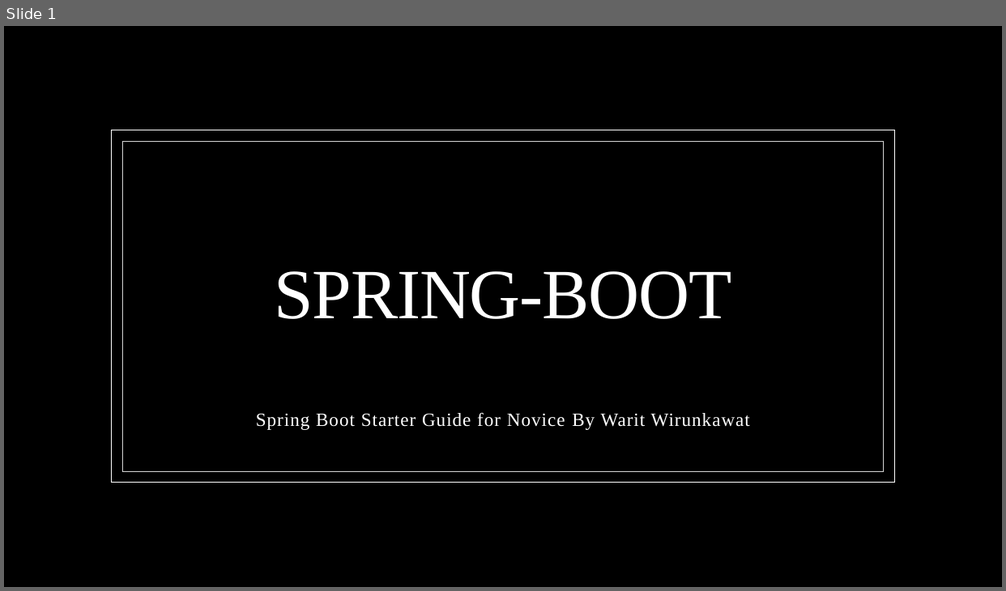
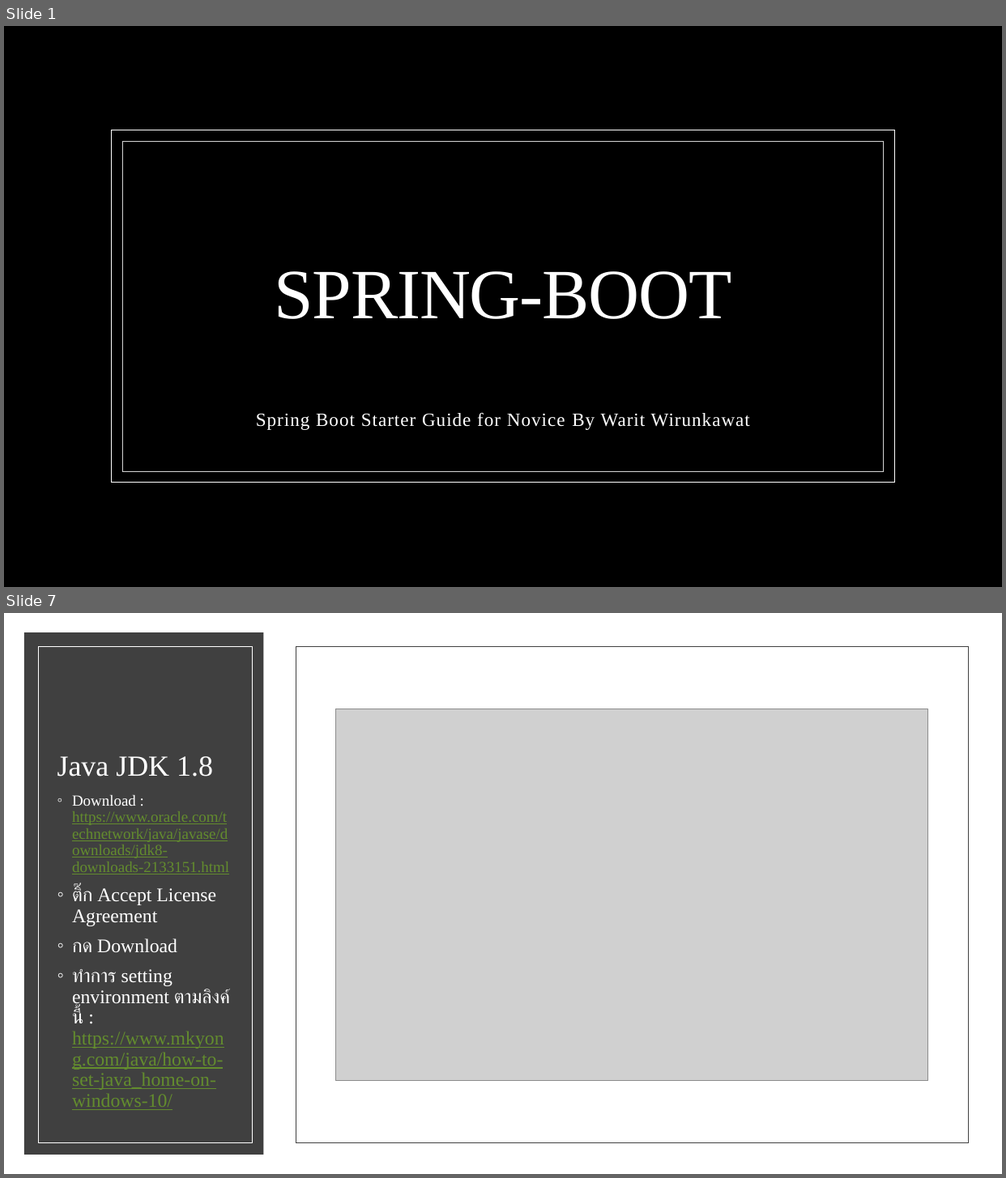
Before and after one commit to vaerit094/WM-Spring-Boot-Novice, a slide deck: document/presentation.pptx. Shown one above the other, each under a label of ours: slide 1 before the commit, slides 1 and 7 after it; the slides between them are not shown. The pictures are 1006x591 and 1006x1178 pixels, drawn with LibreOffice and Linux fonts; fonts in the diff are those of the drawing; grey boxes stand for pictures; background and template pictures are left out. Boxes give left, top, right and bottom in pixels: in the first picture for what was removed or moved away, otherwise in the second. Text is boxed around its words. In the diff, an @@ line names an element or a change of style, - is before the commit and + after.

```diff
--- a/document/presentation.pptx
+++ b/document/presentation.pptx
@@ slide 7 added at (x1=4, y1=613, x2=1002, y2=1174), background #000000 @@
@@ rectangle added at (x1=4, y1=613, x2=1002, y2=1174), fill #FFFFFF @@
@@ rectangle added at (x1=24, y1=632, x2=264, y2=1155), fill #404040 @@
@@ rectangle added at (x1=39, y1=647, x2=253, y2=1143), outline #FFFFFF 0.5 pt @@
@@ rectangle added at (x1=296, y1=647, x2=968, y2=1143), outline #404040 0.5 pt @@
@@ picture added at (x1=335, y1=709, x2=928, y2=1081) @@
@@ title added at (x1=57, y1=756, x2=213, y2=777), 28 pt, text #FFFFFF @@
+Java JDK 1.8
@@ text added at (x1=72, y1=795, x2=231, y2=1110), 18.5 pt, text #638C2E, underline @@
+◦ Download : https://www.oracle.com/technetwork/java/javase/downloads/jdk8-downloads-2133151.html
+◦ ติ๊ก Accept License Agreement
+◦ กด Download
+◦ ทำการ setting environment ตามลิงค์นี้ : https://www.mkyong.com/java/how-to-set-java_home-on-windows-10/
```
Also in this commit, not shown: 2 slides changed, 2 other slides added, 3 other files.
